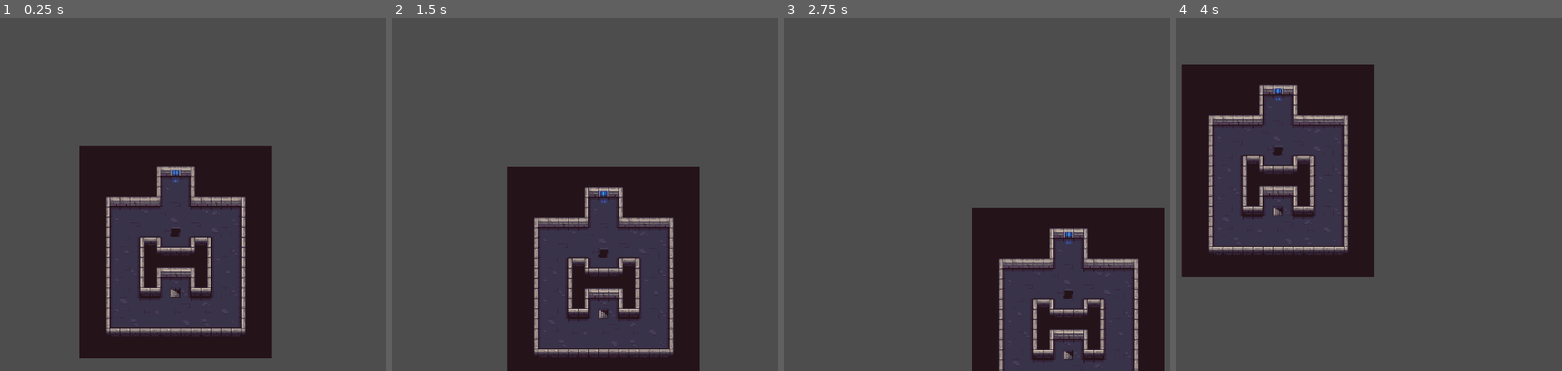
Above: before the commit, frames 1-4 (left to right).
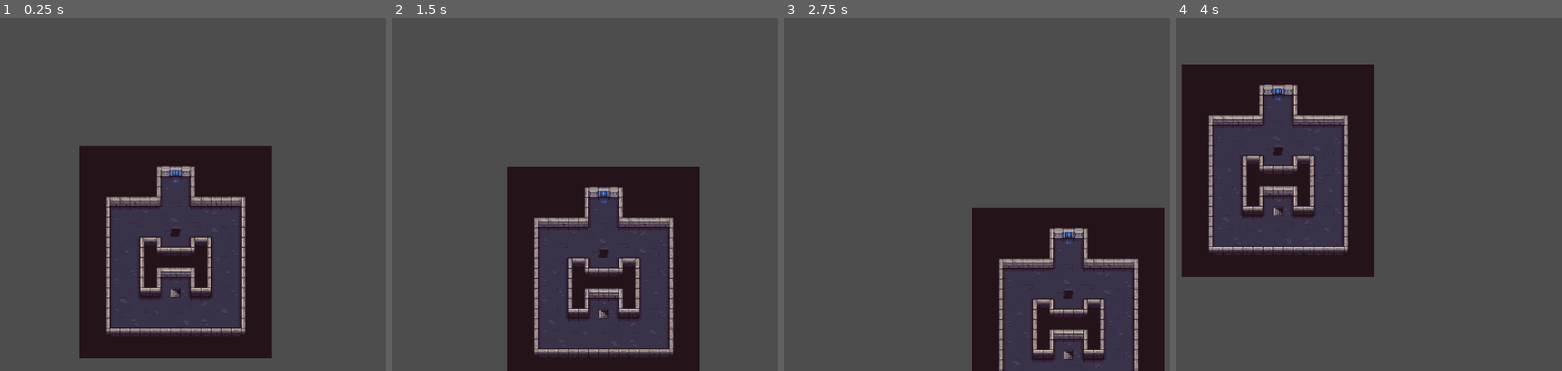
Above: after the commit, the same moments.

Repository: nico-hahn/freezelings
Game: Godot game, scene res://scenes/levels/level_02.tscn
The game is run twice, just before and just after one commit, with the same random seed, the same clock (stepped at 60 frames per second) and the same inputs. This scene is started directly instead of the project's main scene.
Inputs (mouse positions are in pixels of both pictures, inside the frame that each line leads up to):
- Up to frame 1 (0.25 s): no input
- Up to frame 2 (1.5 s): tap Enter at 0.5 s; move the mouse to (700, 145) at 0.52 s; click (700, 145) at 0.67 s; tap Space at 1.25 s; drag from (395, 187) to (503, 247) at 1.27 s
- Up to frame 3 (2.75 s): tap Enter at 2 s; move the mouse to (1007, 74) at 2.02 s; click (1007, 74) at 2.17 s
- Up to frame 4 (4 s): tap Space at 2.75 s; drag from (1287, 247) to (outside the picture) at 2.77 s; tap Enter at 3.5 s; move the mouse to (1546, 226) at 3.52 s; click (1546, 226) at 3.67 s

The runs differ from the first frame. In frame 1, less than 0.1% of the frame differs, in the area x 41-50%, y 41-45%; in frame 2, 0.1%; in frame 3, 0.1%, in the area x 69-78%, y 59-63%; in frame 4, less than 0.1%.

Commit message:
implement story 10

Diff:
--- a/scenes/levels/level_01.tscn
+++ b/scenes/levels/level_01.tscn
@@ -19,7 +19,7 @@
 tile_map_data = PackedByteArray("AAACAAEAAAACAAEAAAADAAEAAAAHAAIAAAABAAEAAAABAAEAAAABAAIAAAABAAIAAAABAAMAAAAGAAMAAAABAA …(2400 unchanged characters)…
 
 [node name="Walls" parent="." index="2"]
-tile_map_data = PackedByteArray("AAABAAAAAAABAAAAAAACAAAAAAACAAAAAAADAAAAAAADAAAAAAAEAAAAAAAEAAAAAAAFAAAAAAAFAAUAAAAGAAAAAAACAAAAAAAHAAAAAAADAAAAAAAIAAAAAAAEAAAAAAAJAAA …(639 unchanged characters)…
+tile_map_data = PackedByteArray("AAABAAAAAAABAAAAAAACAAAAAAACAAAAAAADAAAAAAADAAAAAAAEAAAAAAAEAAUAAAAFAAAAAAAFAAUAAAAGAAAAAAAGAAUAAAAHAAAAAAADAAAAAAAIAAAAAAAEAAAAAAAJAAA …(639 unchanged characters)…
 
 [node name="EntryPoint" parent="Markers" index="0"]
 position = Vector2(88, 24)
--- a/scenes/levels/level_02.tscn
+++ b/scenes/levels/level_02.tscn
@@ -19,7 +19,7 @@
 tile_map_data = PackedByteArray("AAABAAEAAAABAAEAAAACAAEAAAAFAAYAAAADAAEAAAAEAAEAAAABAAIAAAAGAAMAAAACAAIAAAAHAAMAAAADAA …(4896 unchanged characters)…
 
 [node name="Walls" parent="." index="2"]
-tile_map_data = PackedByteArray("AAABAAAAAAABAAAAAAACAAAAAAAFAAUAAAADAAAAAAADAAAAAAAEAAAAAAAFAAAAAAAEAAEAAAAFAAAAAAAEAAI …(1327 unchanged characters)…
+tile_map_data = PackedByteArray("AAABAAAAAAAEAAcAAAACAAAAAAAFAAUAAAADAAAAAAAFAAcAAAAEAAAAAAAFAAAAAAAEAAEAAAAFAAAAAAAEAAI …(1327 unchanged characters)…
 
 [node name="EntryPoint" parent="Markers" index="0"]
 position = Vector2(40, 24)
--- /dev/null
+++ b/scenes/objects/breaking_hole.tscn
@@ -0,0 +1,29 @@
+[gd_scene load_steps=4 format=3]
+
+[ext_resource type="Script" path="res://scripts/objects/breaking_hole.gd" id="1_bh"]
+[ext_resource type="Texture2D" uid="uid://ch0sb7wb0etet" path="res://assets/breaking_hole.png" id="2_tex"]
+
+[sub_resource type="SpriteFrames" id="SpriteFrames_1"]
+animations = [{
+"frames": [{
+"duration": 1.0,
+"texture": ExtResource("2_tex"),
+"texture_region": Rect2(0, 0, 32, 32)
+}, {
+"duration": 1.0,
+"texture": ExtResource("2_tex"),
+"texture_region": Rect2(32, 0, 32, 32)
+}],
+"loop": false,
+"name": &"default",
+"speed": 1.0
+}]
+
+[node name="BreakingHole" type="Node2D"]
+script = ExtResource("1_bh")
+
+[node name="AnimatedSprite2D" type="AnimatedSprite2D" parent="."]
+sprite_frames = SubResource("SpriteFrames_1")
+animation = &"default"
+autoplay = ""
+frame = 0
--- /dev/null
+++ b/scripts/objects/breaking_hole.gd
@@ -0,0 +1,61 @@
+## BreakingHole
+# Wie ein normales Hole, lässt aber genau einen Lemming passieren.
+# Nachdem der erste Lemming das Tile verlassen hat, wechselt das Sprite
+# zu Frame 1 und alle weiteren Lemminge sterben wie bei einem normalen Hole.
+# Designer-Only: wird vom Designer direkt im DesignerObjectsContainer platziert.
+
+class_name BreakingHole
+extends PlaceableObject
+
+enum State { INTACT, WATCHING, BROKEN }
+
+var _state: State = State.INTACT
+var _watched_lemming: Lemming = null
+
+@onready var _sprite: AnimatedSprite2D = $AnimatedSprite2D
+
+
+func apply_to_lemming(lemming: Lemming) -> void:
+	match _state:
+		State.INTACT:
+			# Erster Lemming betritt das Tile – harmlos, aber wir beobachten ihn
+			_watched_lemming = lemming
+			_state = State.WATCHING
+			TickManager.tick_happened.connect(_on_tick_watching, CONNECT_ONE_SHOT)
+		State.WATCHING:
+			# Weiterer Lemming betritt das Tile während wir noch beobachten.
+			# Noch harmlos – nichts tun.
+			pass
+		State.BROKEN:
+			# Hole ist kaputt – wie normales Hole
+			_kill_lemming(lemming)
+
+
+func _on_tick_watching(_tick_number: int) -> void:
+	if _watched_lemming == null or not is_instance_valid(_watched_lemming):
+		# Lemming existiert nicht mehr (z.B. durch anderen Effekt gestorben)
+		_break()
+		return
+	if _watched_lemming.grid_pos != grid_pos:
+		# Lemming hat das Tile verlassen → Hole bricht auf
+		_watched_lemming = null
+		_break()
+	else:
+		# Lemming steht noch drauf – weiter beobachten
+		TickManager.tick_happened.connect(_on_tick_watching, CONNECT_ONE_SHOT)
+
+
+func _break() -> void:
+	_state = State.BROKEN
+	_sprite.frame = 1
+
+
+func _kill_lemming(lemming: Lemming) -> void:
+	if TickManager.tick_happened.is_connected(lemming._on_tick_happened):
+		TickManager.tick_happened.disconnect(lemming._on_tick_happened)
+	lemming.state = Enums.LemmingState.FALLING
+	lemming.start_fall_animation()
+
+
+func get_object_type() -> String:
+	return "breaking_hole"
Not shown: 1 places in scenes/levels/level_01.tscn that only renumber resources
Not shown, added: scripts/objects/breaking_hole.gd.uid
Not shown, changed: docs/AI_AGENT_BRIEFING.md
Not shown, changed: docs/stories/story_010_breaking_hole.md
